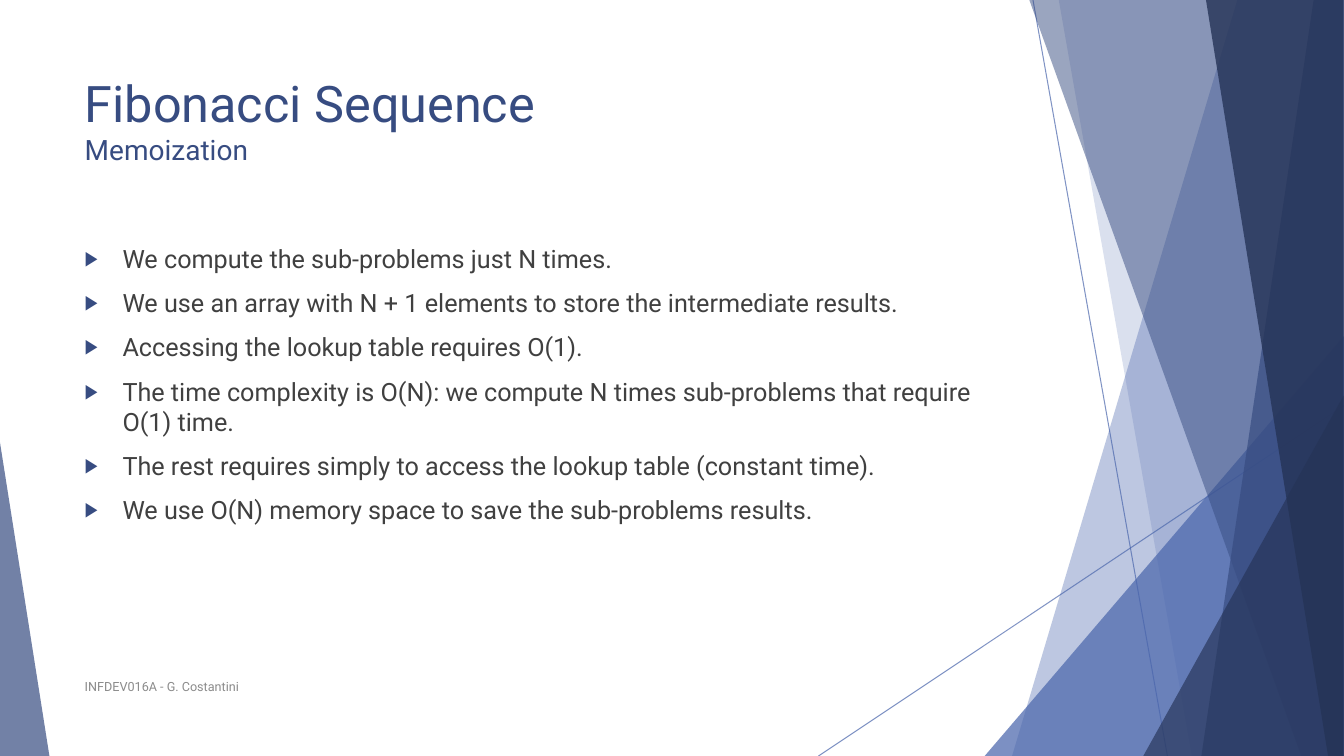
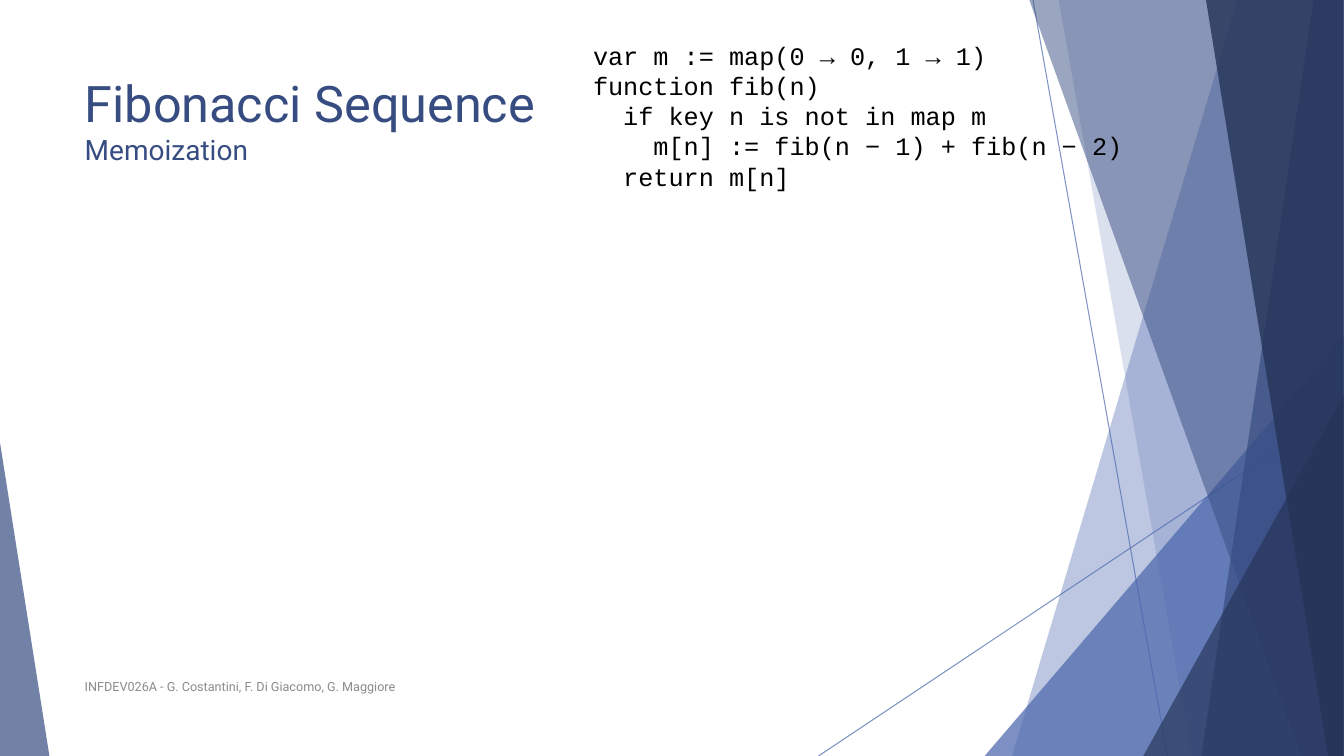
Before and after one commit to polyanos/INFDEV01-6A, a slide deck: slide 11 of Slides/Week 6 - Dynamic Programming, Floyd Warshall.pptx (slide 10 before the commit). Drawn at 1344x756 pixels with LibreOffice and Linux fonts; fonts in the diff are those of the drawing; grey boxes stand for pictures. Boxes give left, top, right and bottom in pixels: in the first picture for what was removed or moved away, otherwise in the second. Text is boxed around its words. In the diff, an @@ line names an element or a change of style, - is before the commit and + after.

```diff
--- a/Slides/Week 6 - Dynamic Programming, Floyd Warshall.pptx
+++ b/Slides/Week 6 - Dynamic Programming, Floyd Warshall.pptx
@@ text added at (x1=593, y1=46, x2=1122, y2=192), 18 pt, text #000000 @@
+var m := map(0 → 0, 1 → 1)
+function fib(n)
+if key n is not in map m
+m[n] := fib(n − 1) + fib(n − 2)
+return m[n]
@@ text removed at (x1=123, y1=249, x2=971, y2=525) @@
-▶ We compute the sub-problems just N times.
-▶ We use an array with N + 1 elements to store the intermediate results.
-▶ Accessing the lookup table requires O(1).
-▶ The time complexity is O(N): we compute N times sub-problems that require O(1) time.
-▶ The rest requires simply to access the lookup table (constant time).
-▶ We use O(N) memory space to save the sub-problems results.
@@ text at (x1=85, y1=682, x2=395, y2=694): text changed @@
-INFDEV016A - G. Costantini
+INFDEV026A - G. Costantini, F. Di Giacomo, G. Maggiore
```
Also in this commit, not shown: 10 other slides changed, 2 slides added.
